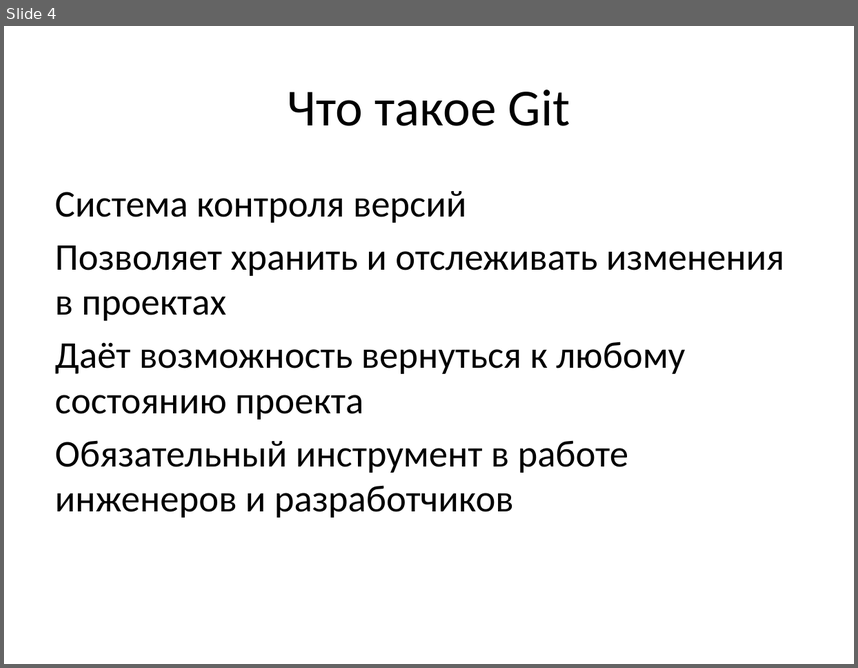
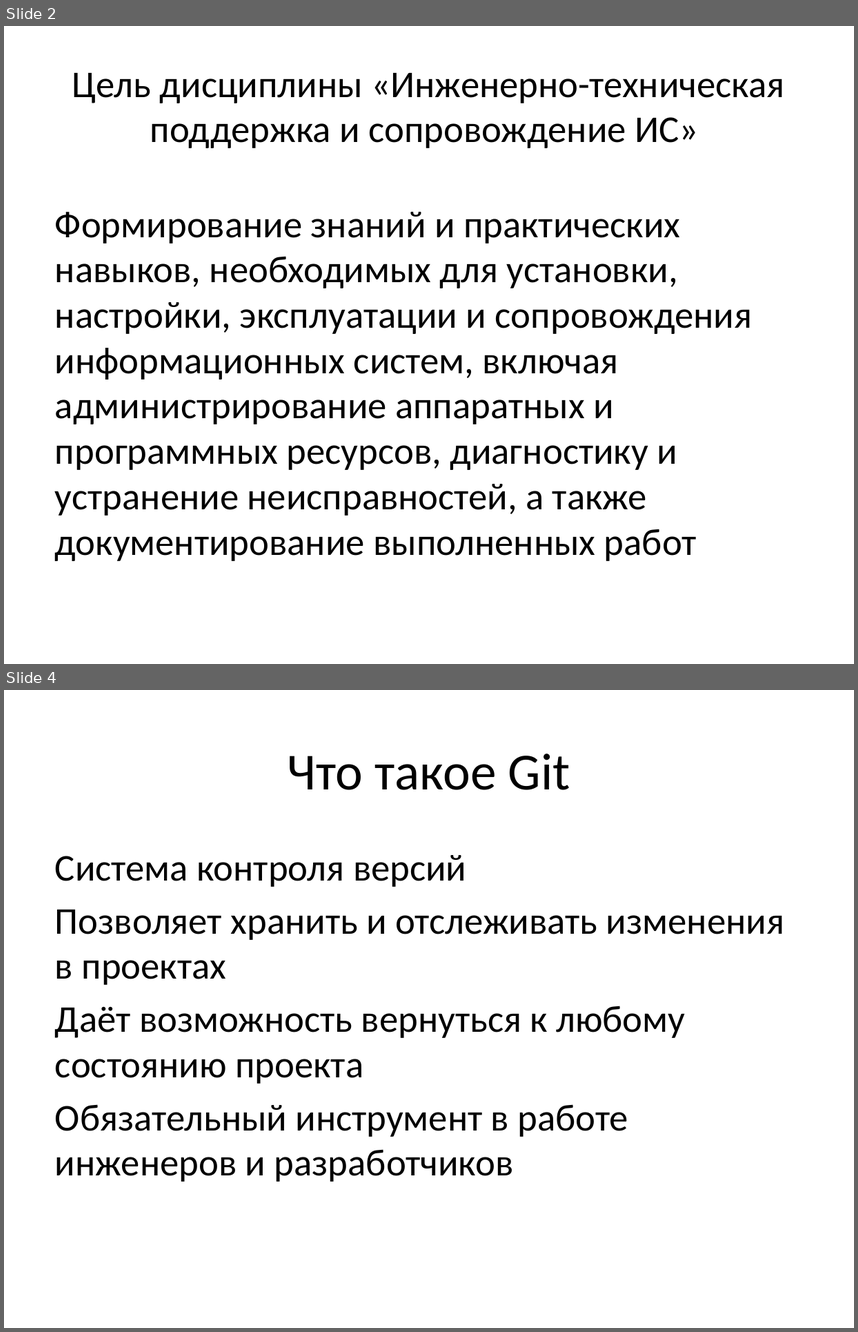
Before and after one commit to DaniilTropin11/IT-Support-Labs, a slide deck: lectures/Первая_лекция_GitHub_Classroom.pptx. Shown one above the other, each under a label of ours: slide 4 before the commit, slides 2 and 4 after it; the slides between them are not shown. The pictures are 858x668 and 858x1332 pixels, drawn with LibreOffice and Linux fonts; fonts in the diff are those of the drawing. Boxes give left, top, right and bottom in pixels: in the first picture for what was removed or moved away, otherwise in the second. Text is boxed around its words. In the diff, an @@ line names an element or a change of style, - is before the commit and + after.

```diff
--- a/lectures/Первая_лекция_GitHub_Classroom.pptx
+++ b/lectures/Первая_лекция_GitHub_Classroom.pptx
@@ slide 2 added at (x1=4, y1=26, x2=854, y2=664), background #FFFFFF @@
@@ title added at (x1=72, y1=73, x2=784, y2=148), 32 pt, text #000000 @@
+Цель дисциплины «Инженерно-техническая поддержка и сопровождение ИС»
@@ text added at (x1=55, y1=212, x2=752, y2=561), 32 pt, text #000000 @@
+Формирование знаний и практических навыков, необходимых для установки, настройки, эксплуатации и сопровождения информационных систем, включая администрирование аппаратных и программных ресурсов, диагностику и устранение неисправностей, а также документирование выполненных работ
```
Also in this commit, not shown: 2 slides changed, 1 slide removed.
